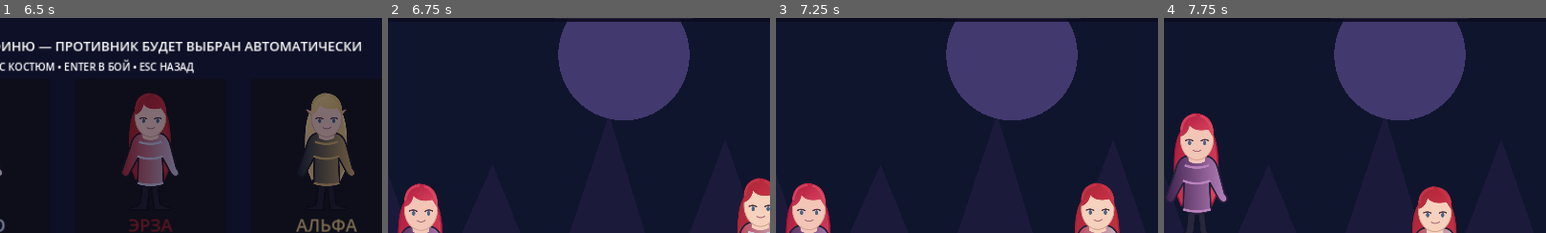
Above: before the commit, frames 1-4 (left to right).
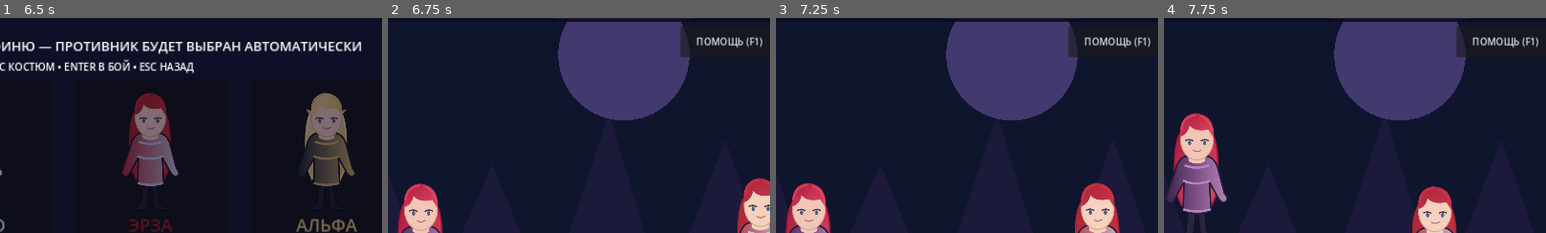
Above: after the commit, the same moments.

Repository: PerchikHot/Eclipse-Arena-
Game: Godot game, scene res://scenes/Main.tscn
Same seed, same stepped clock (60 frames per second), same inputs: the game is played once before the commit and once after it.
Inputs (mouse positions are % of the whole screen's width and height, from its top left):
- Up to frame 1 (6.5 s): click "⚔ БЫСТРЫЙ БОЙ" at 0.5 s; click "ЯМАТО" at 1.25 s; click "ЭРЗА" at 2 s; click "АЛЬФА" at 2.75 s; click "РИАС" at 3.5 s; click "КОСТЮМ: КАНОН" at 4.25 s; click "КОСТЮМ: БОЕВОЙ" at 5 s; click "КОСТЮМ: ПЛЯЖНЫЙ" at 5.75 s
- Up to frame 2 (6.75 s): click "В БОЙ" at 6.5 s
- Up to frame 3 (7.25 s): no input
- Up to frame 4 (7.75 s): tap Enter at 7.25 s; move the mouse to (72, 45) at 7.27 s; hold Right from 7.28 s (still down); tap M at 7.35 s; click (72, 45) at 7.42 s; tap Space at 7.52 s
The pictures show only the part of the screen within x 19-69%, y 16-66%; the shares and areas given below are measured in that part.

Frame 1 is identical in both runs. In frame 2, 0.7% of the frame differs, in the area x 76-98%, y 3-19%; in frame 3, 0.7%; in frame 4, 0.7%.

Commit message:
feat(eclipse-arena): show controls help action during matches

Diff:
--- a/scripts/main.gd
+++ b/scripts/main.gd
@@ -563,6 +563,7 @@
         controls[key].visible = true
     pause_button.visible = true
     pause_toggle_button.visible = true
+    controls_help_button.visible = true
     cooldown_label.visible = true
     skill_label.visible = true
     round_timer_label.visible = true
